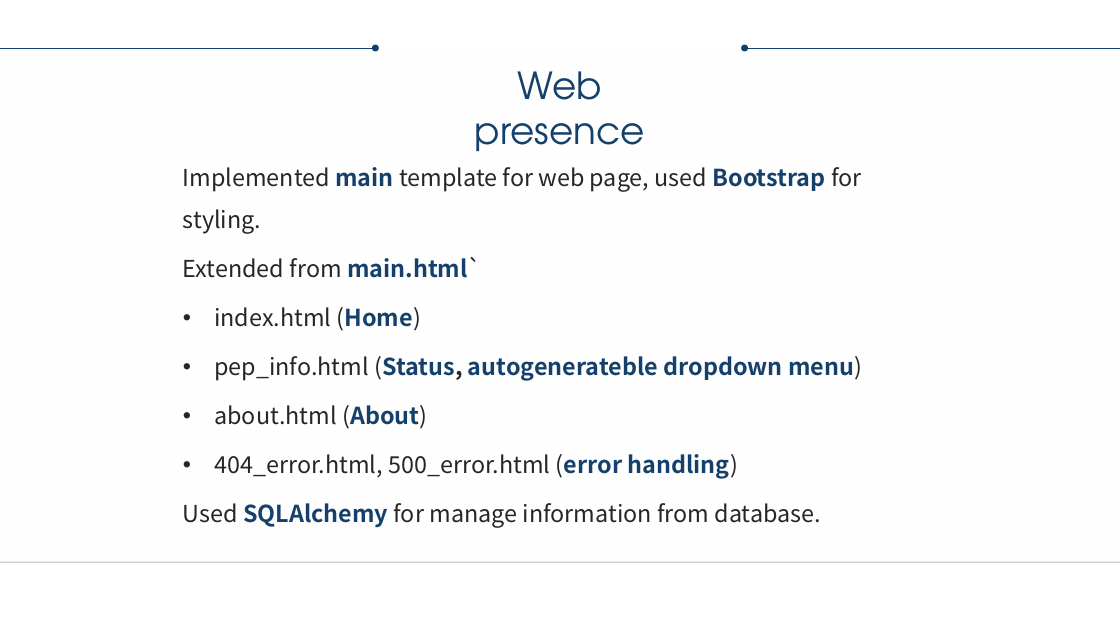
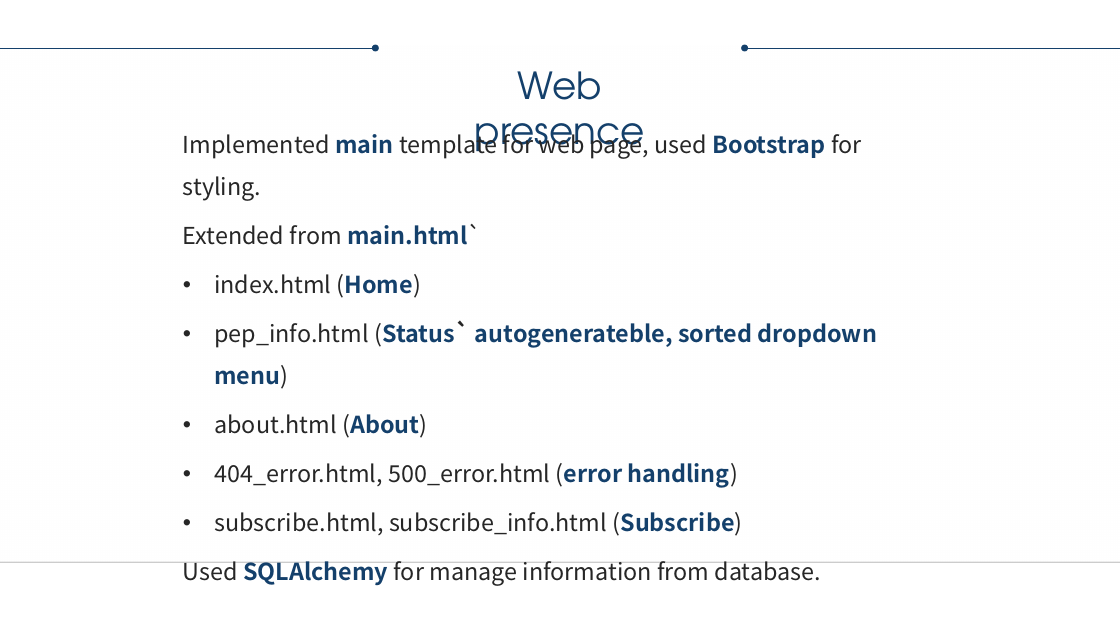
Before and after one commit to segadamyan/peps, a slide deck: slide 9 of PEP's Project.pptx. Drawn at 1120x630 pixels with LibreOffice and Linux fonts; fonts in the diff are those of the drawing; background and template pictures are left out. Boxes give left, top, right and bottom in pixels: in the first picture for what was removed or moved away, otherwise in the second. Text is boxed around its words. In the diff, an @@ line names an element or a change of style, - is before the commit and + after.

Commit message:
presentation update

```diff
--- a/PEP's Project.pptx
+++ b/PEP's Project.pptx
@@ text "Implemented main template for web ...": place and size @@
-text "Implemented main template for web ..." at box(183, 167, 862, 528)
+text "Implemented main template for web ..." at box(183, 129, 877, 586)
@@ text at box(214, 320, 877, 389): text changed @@
-• pep_info.html (Status, autogenerateble dropdown menu)
+• pep_info.html (Status` autogenerateble, sorted dropdown menu)
@@ text at box(214, 512, 742, 536): paragraph added @@
+• subscribe.html, subscribe_info.html (Subscribe)
```
Also in this commit, not shown: 4 other slides changed, 2 slides added, 1 slide removed.
